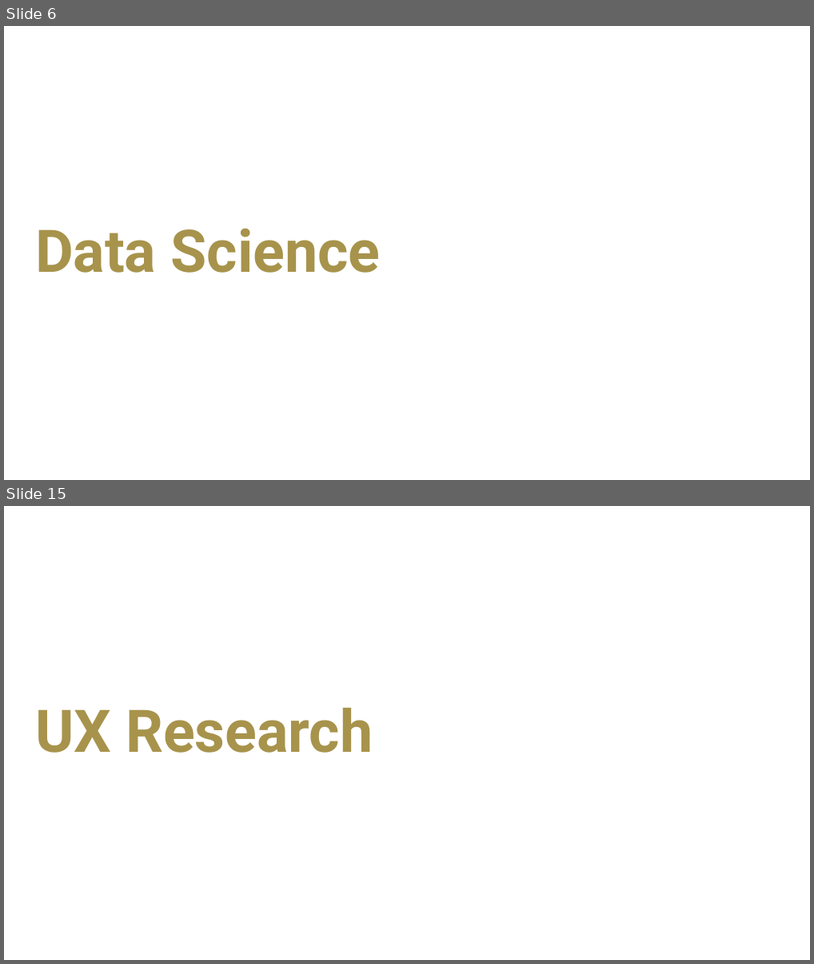
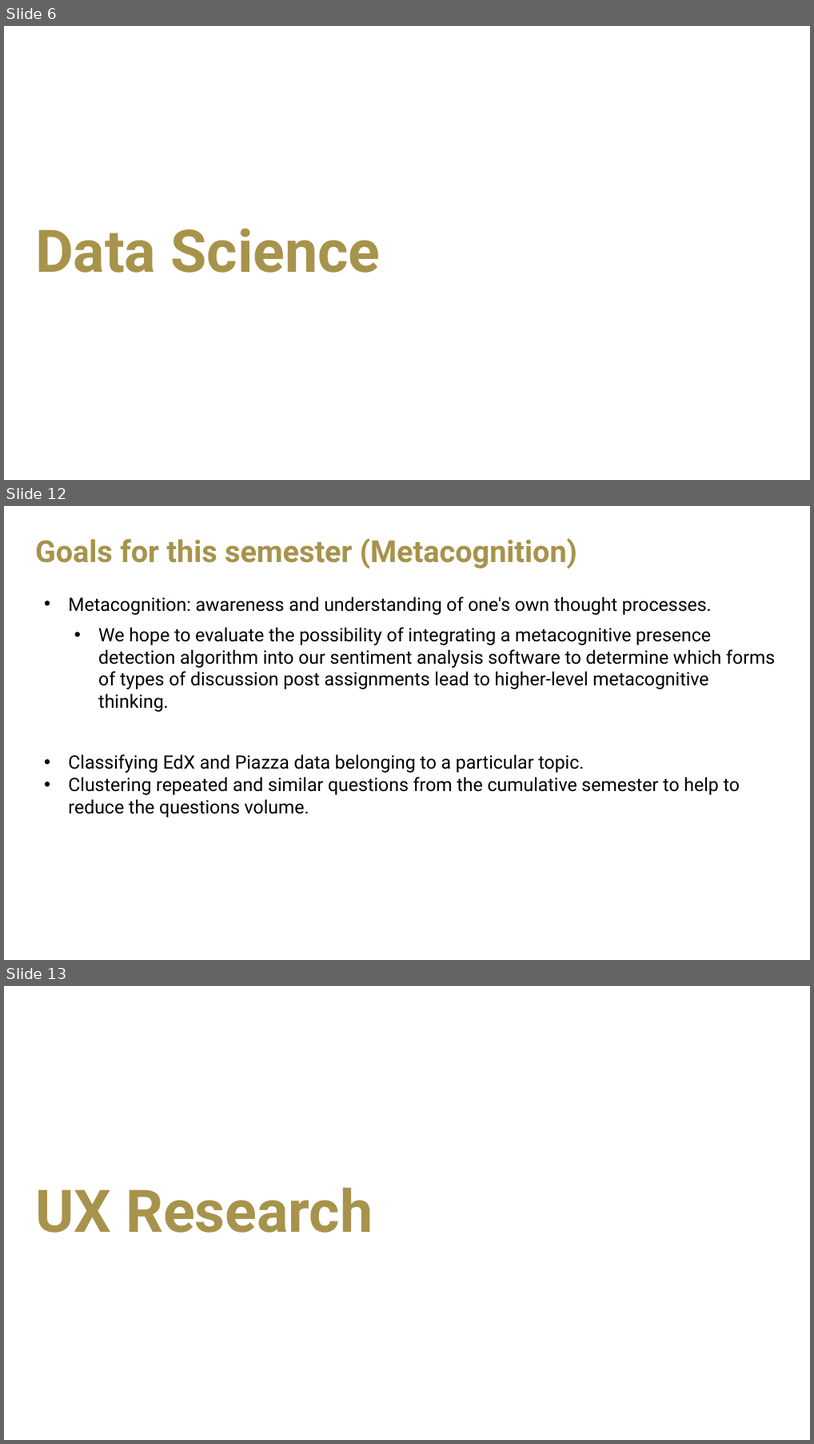
Before and after one commit to saloni-agshiker/DataDrivenEducationLab, a slide deck: spring-2022/presentations/VIP Presentation 1.pptx. Shown one above the other, each under a label of ours: slides 6 and 15 before the commit, slides 6, 12 and 13 after it; the slides between them are not shown. The pictures are 814x964 and 814x1444 pixels, drawn with LibreOffice and Linux fonts; fonts in the diff are those of the drawing; background and template pictures are left out. Boxes give left, top, right and bottom in pixels: in the first picture for what was removed or moved away, otherwise in the second. Text is boxed around its words. In the diff, an @@ line names an element or a change of style, - is before the commit and + after.

```diff
--- a/spring-2022/presentations/VIP Presentation 1.pptx
+++ b/spring-2022/presentations/VIP Presentation 1.pptx
@@ slide 12 added at (4,506,810,960), background picture (left out) @@
@@ title added at (35,538,578,568), 36 pt, text #A7934B, bold @@
+Goals for this semester (Metacognition)
@@ text added at (68,596,775,817), 22 pt, text #000000 @@
+• Metacognition: awareness and understanding of one's own thought processes.
+  • We hope to evaluate the possibility of integrating a metacognitive presence detection algorithm into our sentiment analysis software to determine which forms of types of discussion post assignments lead to higher-level metacognitive thinking.
+• Classifying EdX and Piazza data belonging to a particular topic.
+• Clustering repeated and similar questions from the cumulative semester to help to reduce the questions volume.
@@ what was slide 15 is now slide 13 @@
```
Also in this commit, not shown: 8 slides changed, 11 other slides added, 13 slides removed, 11 other files.
